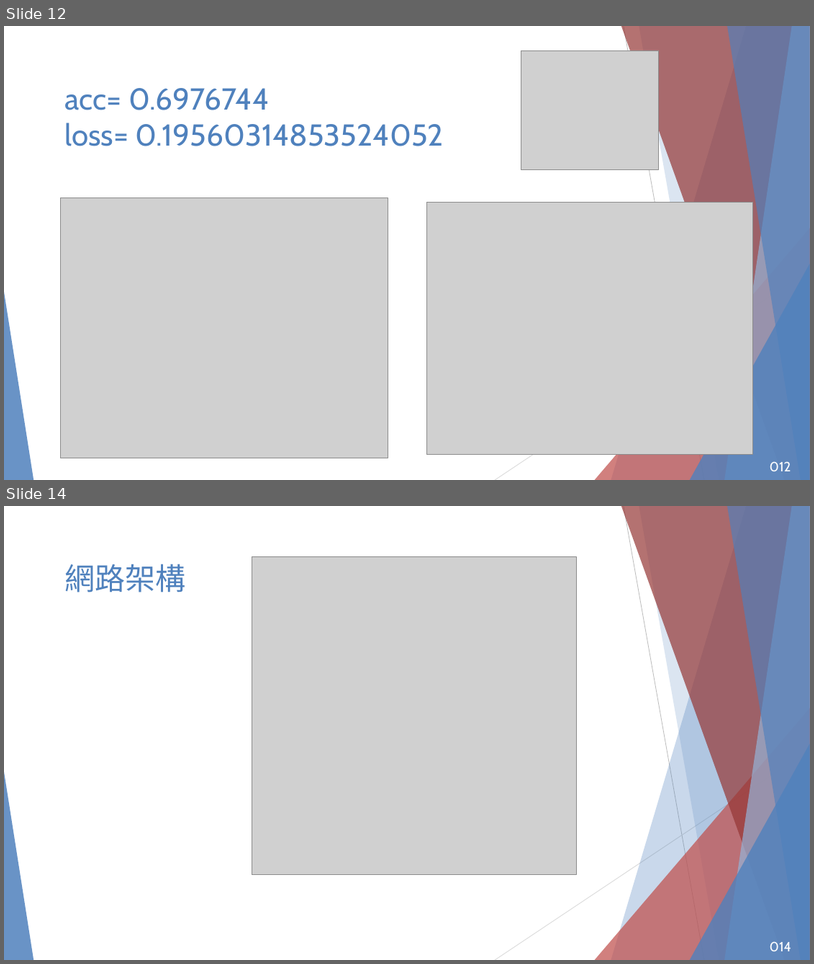
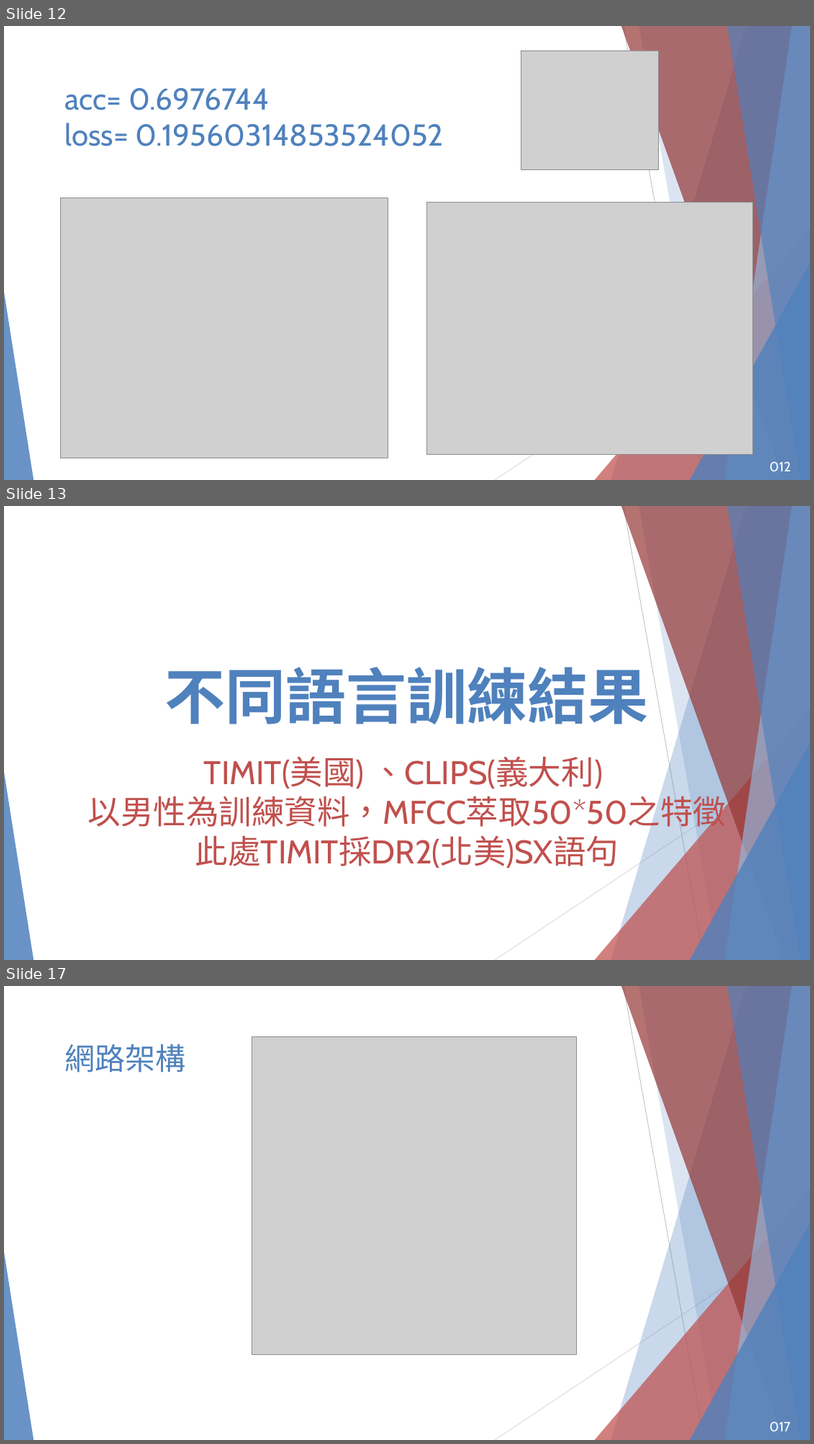
Before and after one commit to chwen529/data, a slide deck: 2023-11-15.pptx. Shown one above the other, each under a label of ours: slides 12 and 14 before the commit, slides 12, 13 and 17 after it; the slides between them are not shown. The pictures are 814x964 and 814x1444 pixels, drawn with LibreOffice and Linux fonts; fonts in the diff are those of the drawing; grey boxes stand for pictures; background and template pictures are left out. Boxes give left, top, right and bottom in pixels: in the first picture for what was removed or moved away, otherwise in the second. Text is boxed around its words. In the diff, an @@ line names an element or a change of style, - is before the commit and + after.

```diff
--- a/2023-11-15.pptx
+++ b/2023-11-15.pptx
@@ slide 13 added at [4, 506, 810, 960], background picture (left out); not listed: 10 template elements that a slide beside it also shows @@
@@ title added at [165, 667, 649, 724], 72 pt, text #4F81BD, bold @@
+不同語言訓練結果
@@ text added at [88, 757, 726, 867], 39 pt, text #C0504D @@
+TIMIT(美國) 、CLIPS(義大利)
+以男性為訓練資料，MFCC萃取50*50之特徵
+此處TIMIT採DR2(北美)SX語句
@@ what was slide 14 is now slide 17 @@
@@ page number at [770, 1422, 791, 1431]: text changed @@
-014
+017
```
Also in this commit, not shown: 1 slide changed, 2 other slides added.
